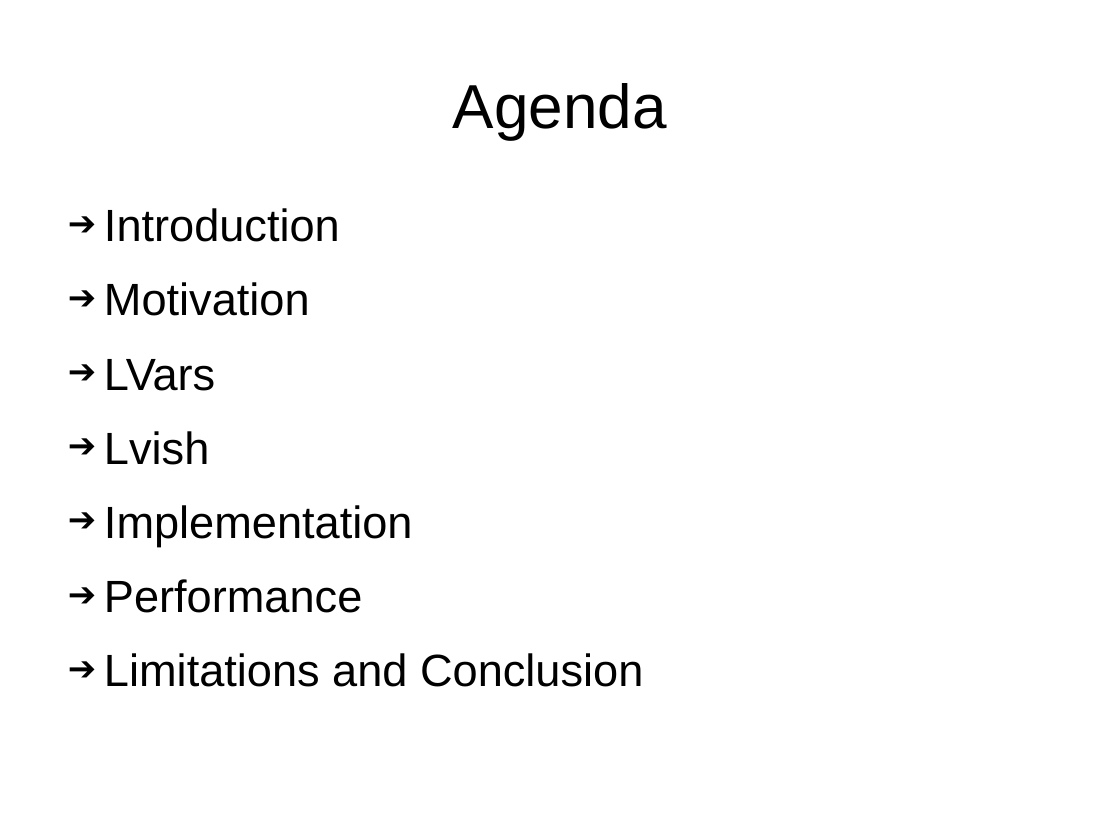
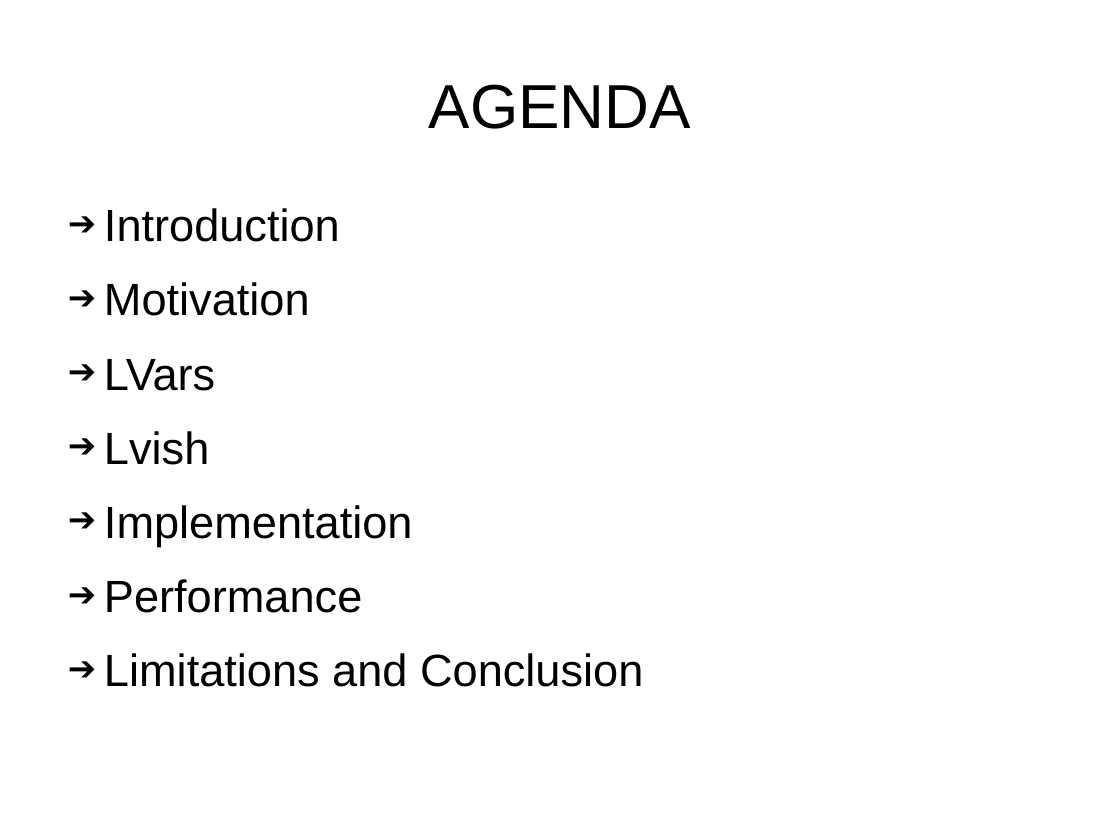
Before and after one commit to sentinel88/Personal, a slide deck: slide 2 of Talk.odp. Drawn at 1120x840 pixels with LibreOffice and Linux fonts; fonts in the diff are those of the drawing. Boxes give left, top, right and bottom in pixels: in the first picture for what was removed or moved away, otherwise in the second. Text is boxed around its words. In the diff, an @@ line names an element or a change of style, - is before the commit and + after.

```diff
--- a/Talk.odp
+++ b/Talk.odp
@@ title at (x1=429, y1=84, x2=691, y2=129): text changed @@
-Agenda
+AGENDA
```
Also in this commit, not shown: 3 other slides changed, 9 slides added, 3 slides removed, 3 other files.
